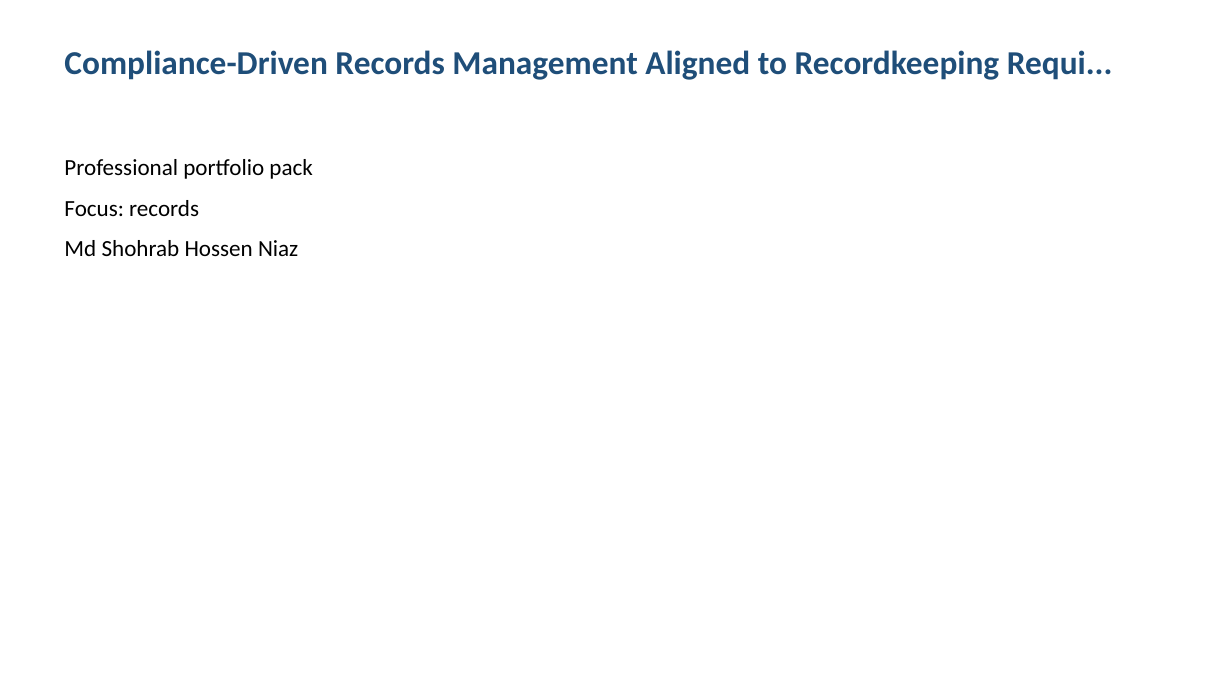
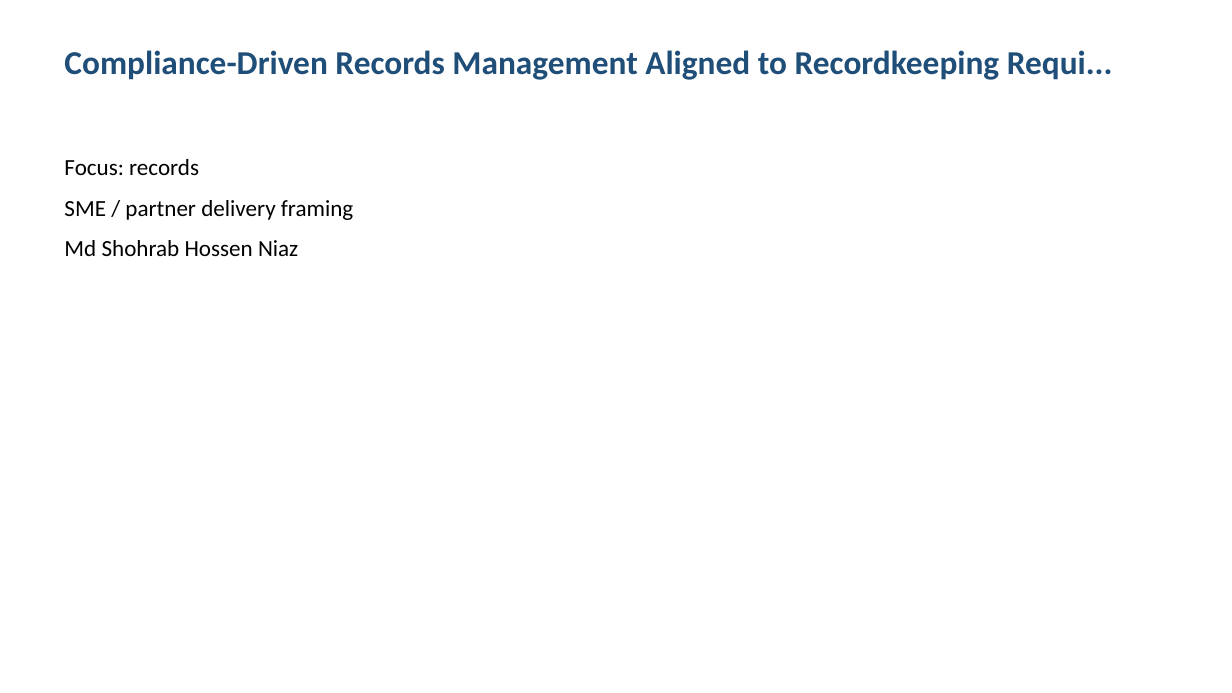
Before and after one commit to shohrabniaz/compliance-records-management, a slide deck: slide 1 of Final_Submission/02_Presentation.pptx. Drawn at 1232x693 pixels with LibreOffice and Linux fonts; fonts in the diff are those of the drawing. Boxes give left, top, right and bottom in pixels: in the first picture for what was removed or moved away, otherwise in the second. Text is boxed around its words. In the diff, an @@ line names an element or a change of style, - is before the commit and + after.

Commit message:
Polish portfolio pack for professional showcase readiness.

```diff
--- a/Final_Submission/02_Presentation.pptx
+++ b/Final_Submission/02_Presentation.pptx
@@ text at (x1=64, y1=159, x2=312, y2=179): paragraph removed @@
-Professional portfolio pack
@@ text at (x1=64, y1=200, x2=353, y2=220): paragraph added @@
+SME / partner delivery framing
```
Also in this commit, not shown: 3 other slides changed, 12 other files.
